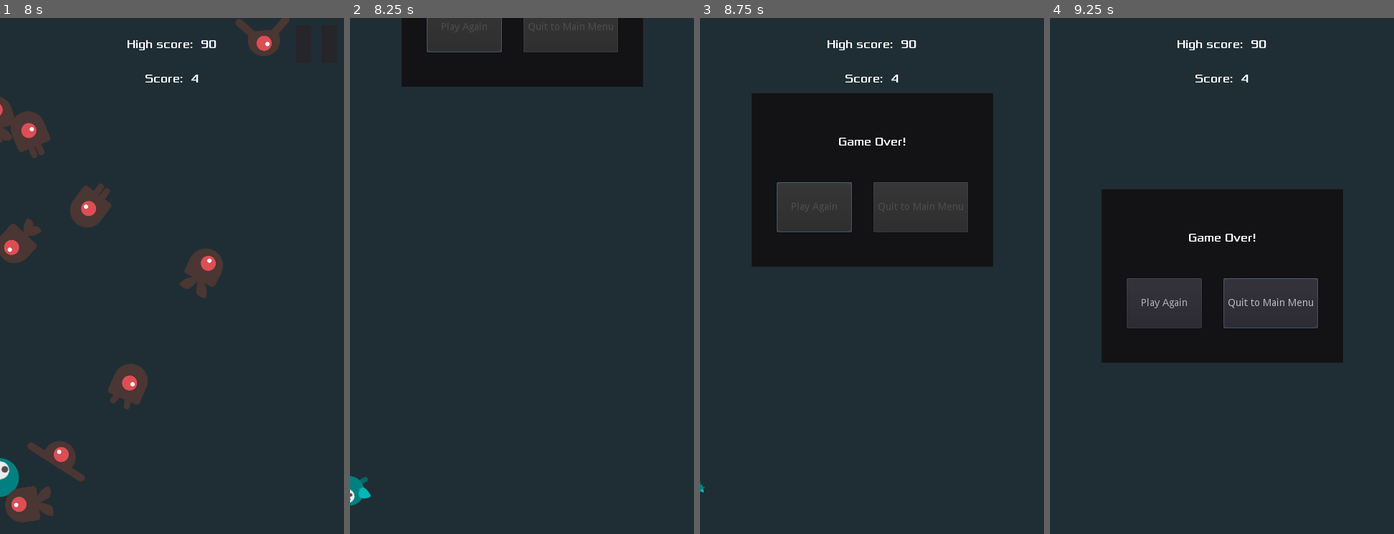
Above: before the commit, frames 1-4 (left to right).
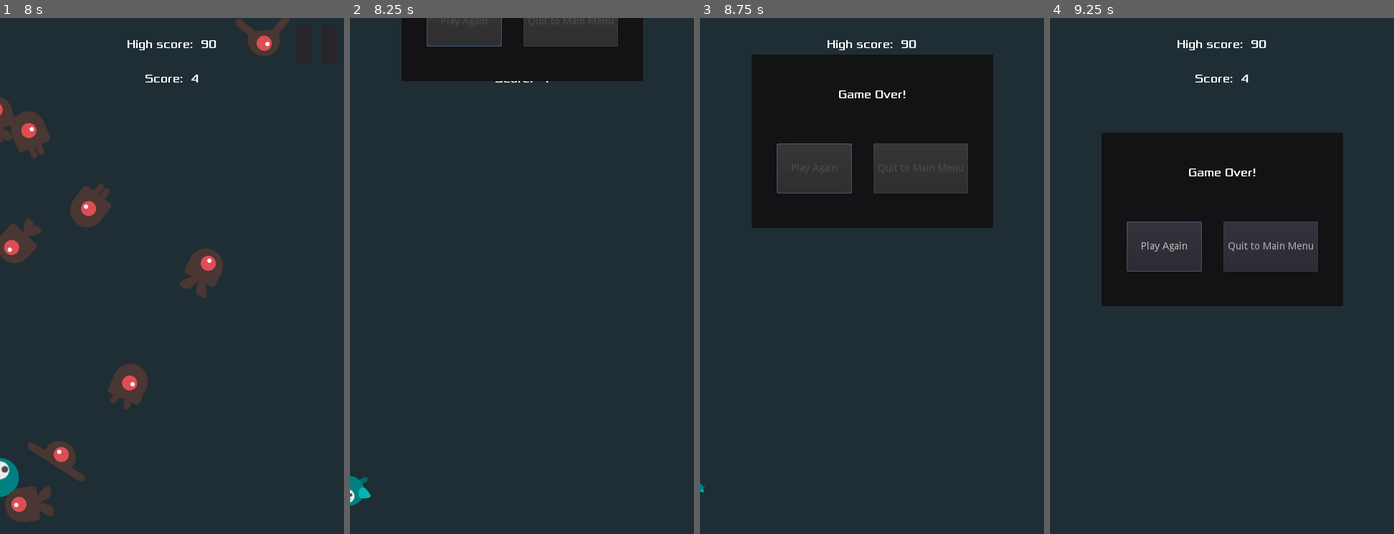
Above: after the commit, the same moments.

Repository: AlixBarreaux/dodge-the-beasties
Game: Godot game, scene res://scenes/Main.tscn
Two runs of this game, one before a commit and one after it. Both use one fixed random seed, a clock stepped at 60 frames per second and the inputs below.
Inputs (mouse positions are in pixels of both pictures, inside the frame that each line leads up to):
- Up to frame 1 (8 s): click "Play" at 0.5 s; click (316, 43) at 1.25 s; click "Resume" at 2 s; tap Enter at 2.75 s; move the mouse to (247, 250) at 2.77 s; press the mouse at (247, 250) at 2.78 s; hold D (move_right) 2.78-3.53 s; move the mouse to (103, 301) at 3.52 s; release the mouse at (103, 301) at 3.53 s; hold S (move_down) 3.53-4.28 s; right-click (103, 301) at 3.6 s; move the mouse to (206, 162) at 4.27 s; press the mouse at (206, 162) at 4.28 s; hold D (move_right) 4.28-5.03 s; move the mouse to (154, 379) at 5.02 s; release the mouse at (154, 379) at 5.03 s; hold W (move_up) 5.03-5.78 s; right-click (154, 379) at 5.1 s; click (154, 379) at 5.17 s; move the mouse to (275, 353) at 5.77 s; press the mouse at (275, 353) at 5.78 s; hold A (move_left) 5.78-7.28 s; move the mouse to (68, 198) at 6.52 s; release the mouse at (68, 198) at 6.53 s; right-click (68, 198) at 6.6 s; move the mouse to (189, 276) at 7.27 s; press the mouse at (189, 276) at 7.28 s; hold S (move_down) from 7.28 s (still down)
- Up to frame 2 (8.25 s): move the mouse to (470, 147) at 8.02 s; release S (move_down) at 8.03 s; release the mouse at (470, 147) at 8.03 s; hold D (move_right) from 8.03 s (still down); right-click (470, 147) at 8.1 s
- Up to frame 3 (8.75 s): keep holding D (move_right)
- Up to frame 4 (9.25 s): move the mouse to (1297, 250) at 8.77 s; release D (move_right) at 8.78 s; press the mouse at (1297, 250) at 8.78 s; hold W (move_up) from 8.78 s (still down)

Frame 1 is identical in both runs. In frame 2, 1.5% of the frame differs, in the area x 15-86%, y 0-14%; in frame 3, 17%; in frame 4, 21%, in the area x 15-86%, y 22-67%.

Commit message:
Add musics played in MusicPlayer autoload + remove old music files

Diff:
--- /dev/null
+++ b/autoloads/scenes/MusicPlayer.tscn
@@ -0,0 +1,10 @@
+[gd_scene load_steps=3 format=2]
+
+[ext_resource path="res://assets/sound/music/mokkamusic_-_funk_guitar_groove.ogg" type="AudioStream" id=1]
+[ext_resource path="res://autoloads/scripts/music_player.gd" type="Script" id=2]
+
+[node name="MusicPlayer" type="AudioStreamPlayer"]
+stream = ExtResource( 1 )
+autoplay = true
+bus = "Music"
+script = ExtResource( 2 )
--- /dev/null
+++ b/autoloads/scripts/music_player.gd
@@ -0,0 +1,32 @@
+extends AudioStreamPlayer
+# class_name MusicPlayer
+
+
+# ----------------------------- DECLARE VARIABLES -----------------------------
+
+const MAIN_MENU_TRACK: String = "res://assets/sound/music/mokkamusic_-_funk_guitar_groove.ogg"
+const IN_GAME_TRACK: String = "res://assets/sound/music/funkytown_-_upbeat_funk_tv_show_by_infraction.ogg"
+
+# ---------------------------------- RUN CODE ---------------------------------
+
+
+func _ready() -> void:
+	self._initialize_signals()
+	return
+
+
+# ----------------------------- DECLARE FUNCTIONS -----------------------------
+
+
+func _initialize_signals() -> void:
+	Events.connect("game_started", self, "play_track", [self.IN_GAME_TRACK])
+	Events.connect("game_quited", self, "play_track", [self.MAIN_MENU_TRACK])
+	Events.connect("player_defeated", self, "stop")
+	Events.connect("main_menu_requested", self, "play_track", [self.MAIN_MENU_TRACK])
+	return
+
+
+func play_track(track: String) -> void:
+	self.stream = load(track)
+	self.play()
+	return
--- a/project.godot
+++ b/project.godot
@@ -81,9 +81,10 @@
 
 [autoload]
 
-Settings="*res://autoloads/settings.gd"
-Events="*res://autoloads/events.gd"
-Global="*res://autoloads/global.gd"
+Settings="*res://autoloads/scripts/settings.gd"
+Events="*res://autoloads/scripts/events.gd"
+Global="*res://autoloads/scripts/global.gd"
+MusicPlayer="*res://autoloads/scenes/MusicPlayer.tscn"
 
 [display]
 
--- a/scenes/Main.tscn
+++ b/scenes/Main.tscn
@@ -1,10 +1,9 @@
-[gd_scene load_steps=10 format=2]
+[gd_scene load_steps=9 format=2]
 
 [ext_resource path="res://scripts/main.gd" type="Script" id=1]
 [ext_resource path="res://scenes/Mob.tscn" type="PackedScene" id=2]
 [ext_resource path="res://scenes/Player.tscn" type="PackedScene" id=3]
 [ext_resource path="res://scenes/gui/HUD.tscn" type="PackedScene" id=4]
-[ext_resource path="res://assets/sound/music/house-in-a-forest-loop.ogg" type="AudioStream" id=5]
 [ext_resource path="res://assets/sound/sound-effects/game-over.wav" type="AudioStream" id=6]
 [ext_resource path="res://scripts/death_sound_player.gd" type="Script" id=7]
 [ext_resource path="res://scripts/start_timer.gd" type="Script" id=8]
@@ -49,11 +48,6 @@
 "_gizmo_extents_": 50.0
 }
 
-[node name="MusicPlayer" type="AudioStreamPlayer" parent="."]
-stream = ExtResource( 5 )
-stream_paused = true
-bus = "Music"
-
 [node name="DeathSoundPlayer" type="AudioStreamPlayer" parent="."]
 stream = ExtResource( 6 )
 bus = "SFX"
--- a/scenes/gui/HUD.tscn
+++ b/scenes/gui/HUD.tscn
@@ -24,7 +24,7 @@
 "times": PoolRealArray( 0, 1 ),
 "transitions": PoolRealArray( 1, 1 ),
 "update": 0,
-"values": [ Vector2( 72, -226 ), Vector2( 72, 276 ) ]
+"values": [ Vector2( 72, -225 ), Vector2( 72, 185 ) ]
 }
 tracks/1/type = "value"
 tracks/1/path = NodePath("../GameOverMenu:rect_position")
@@ -36,7 +36,7 @@
 "times": PoolRealArray( 0, 1 ),
 "transitions": PoolRealArray( 1, 1 ),
 "update": 0,
-"values": [ Vector2( 72, -263 ), Vector2( 72, 239 ) ]
+"values": [ Vector2( 72, -250 ), Vector2( 72, 160 ) ]
 }
 tracks/2/type = "value"
 tracks/2/path = NodePath("../GameOverMenu/HBoxContainer/PlayAgainButton:disabled")
@@ -198,10 +198,6 @@
 one_shot = true
 
 [node name="GameOverMenu" parent="." instance=ExtResource( 8 )]
-margin_left = 72.0
-margin_top = 239.0
-margin_right = 409.0
-margin_bottom = 481.0
 theme = ExtResource( 2 )
 
 [node name="MessagePanel" type="Panel" parent="."]
--- a/scripts/main.gd
+++ b/scripts/main.gd
@@ -20,7 +20,6 @@
 onready var player: KinematicBody2D = $Player
 onready var score_timer: Timer = $ScoreTimer
 onready var mob_timer: Timer = $MobTimer
-onready var music_player: AudioStreamPlayer = $MusicPlayer
 onready var death_sound_player: AudioStreamPlayer = $DeathSoundPlayer
 onready var start_timer: Timer = $StartTimer
 onready var player_starting_position: Position2D = $PlayerStartingPosition
@@ -60,7 +59,6 @@
 	score_timer.stop()
 	mob_timer.stop()
 	score_timer.stop()
-	music_player.stop()
 
 	if is_high_score_beat:
 		save_high_score(high_score)
@@ -85,7 +83,6 @@
 	player.start(player_starting_position.position)
 
 	start_timer.start()
-	music_player.play()
 
 	hud.show_message_with_timer("Ready Yourself!")
 
Not shown, added: assets/sound/music/funkytown_-_upbeat_funk_tv_show_by_infraction.ogg.import
Not shown, removed: assets/sound/music/house-in-a-forest-loop.ogg.import
Not shown, added: assets/sound/music/mokkamusic_-_funk_guitar_groove.ogg.import
Renamed: autoloads/events.gd -> autoloads/scripts/events.gd
Renamed: autoloads/global.gd -> autoloads/scripts/global.gd
Renamed: autoloads/settings.gd -> autoloads/scripts/settings.gd
Not shown, added: assets/sound/music/funkytown_-_upbeat_funk_tv_show_by_infraction.ogg
Not shown, removed: assets/sound/music/house-in-a-forest-loop.ogg
Not shown, added: assets/sound/music/mokkamusic_-_funk_guitar_groove.ogg
